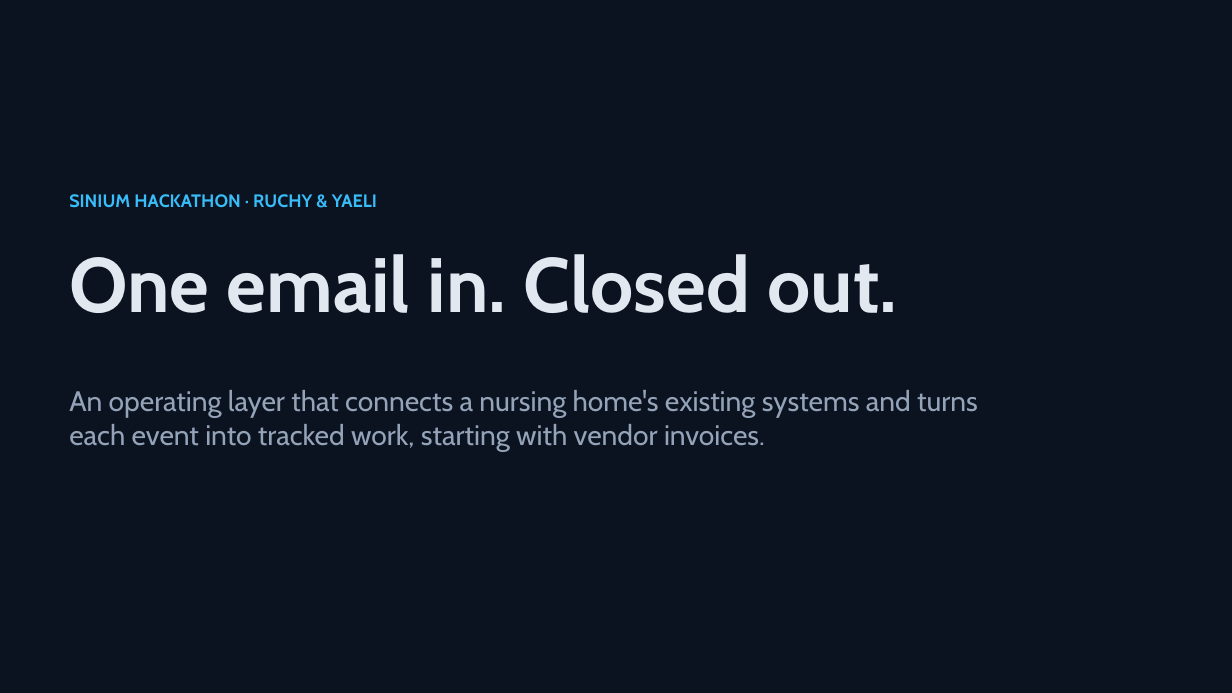
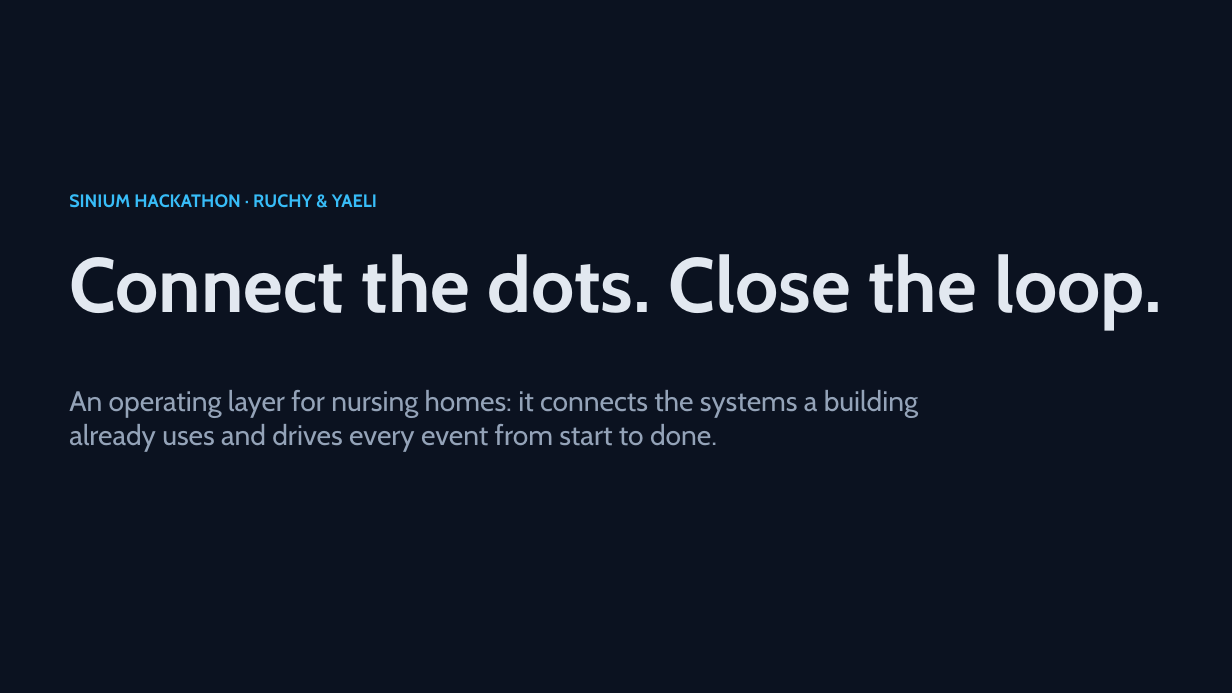
Before and after one commit to Dolphincare-ai/hackation-demo, a slide deck: slide 1 of presentation/deck.pptx. Drawn at 1232x693 pixels with LibreOffice and Linux fonts; fonts in the diff are those of the drawing. Boxes give left, top, right and bottom in pixels: in the first picture for what was removed or moved away, otherwise in the second. Text is boxed around its words. In the diff, an @@ line names an element or a change of style, - is before the commit and + after.

```diff
--- a/presentation/deck.pptx
+++ b/presentation/deck.pptx
@@ text at (69, 254, 1162, 329): text changed @@
-One email in. Closed out.
+Connect the dots. Close the loop.
@@ text at (69, 390, 918, 451): text changed @@
-An operating layer that connects a nursing home's existing systems and turns each event into tracked work, starting with vendor invoices.
+An operating layer for nursing homes: it connects the systems a building already uses and drives every event from start to done.
```
Also in this commit, not shown: 2 other files.
